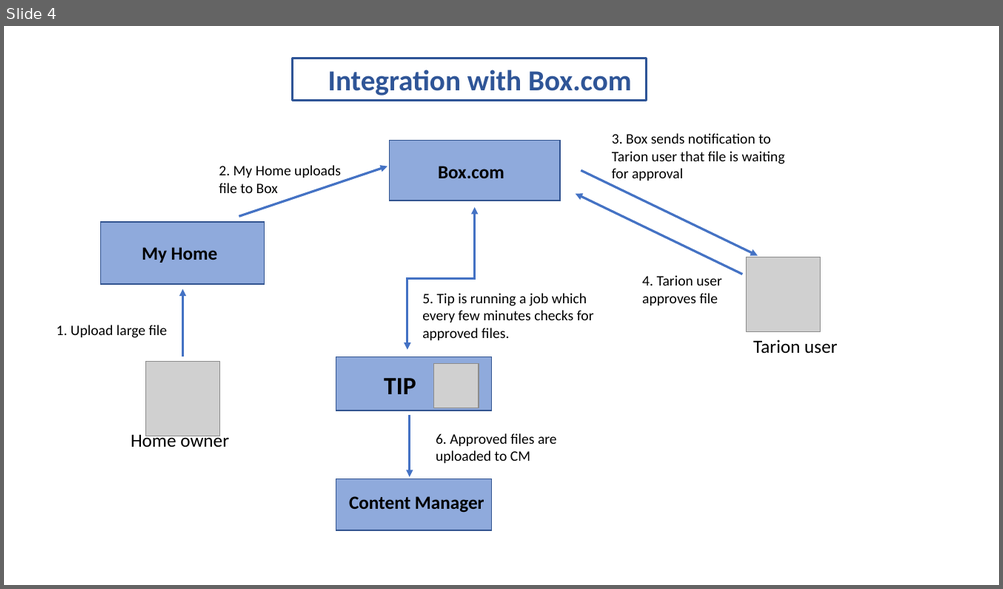
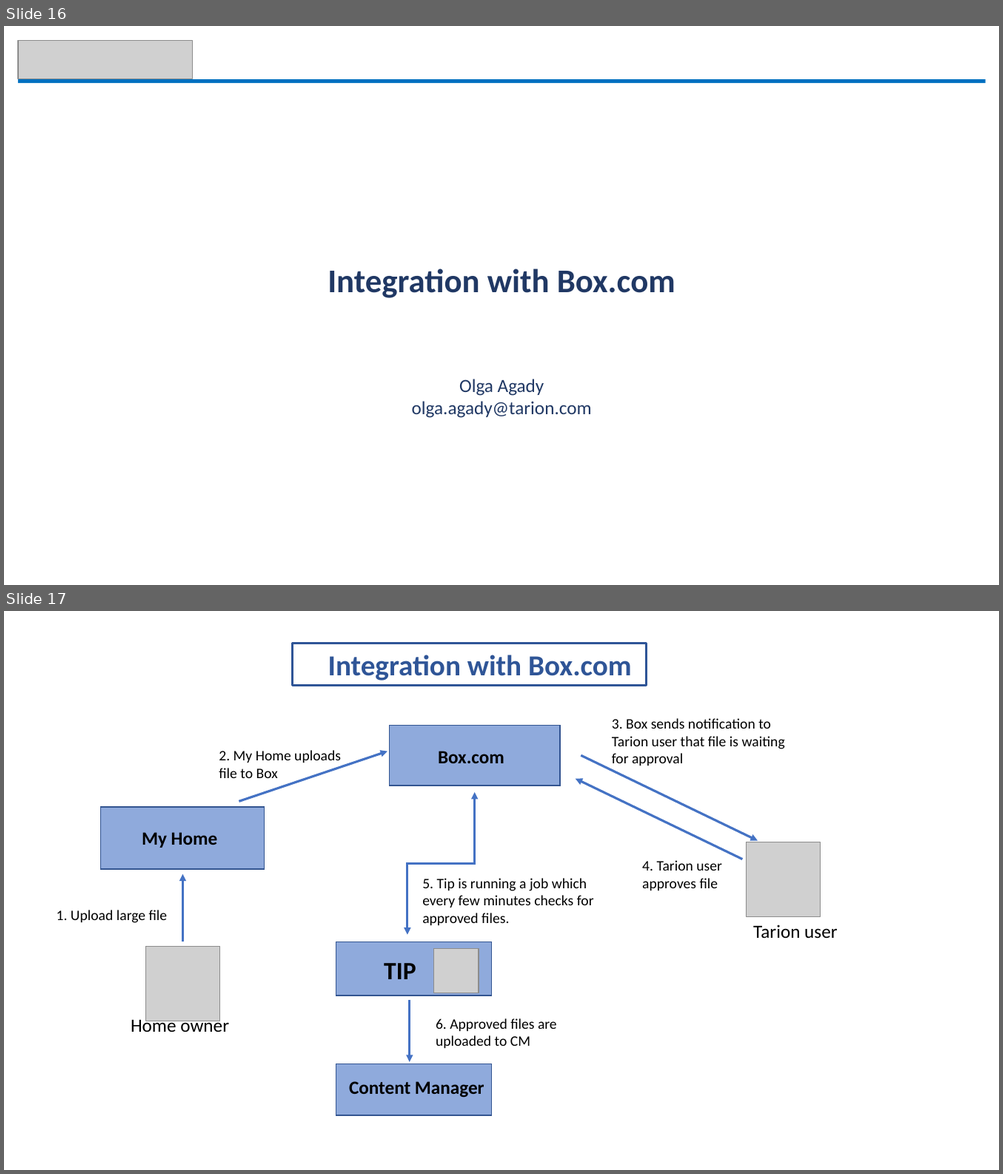
Before and after one commit to alanhummel/ISTeamUpdate, a slide deck: IS Team Updates - November 22.pptx. Shown one above the other, each under a label of ours: slide 4 before the commit, slides 16 and 17 after it. The pictures are 1003x589 and 1003x1174 pixels, drawn with LibreOffice and Linux fonts; fonts in the diff are those of the drawing; grey boxes stand for pictures. Boxes give left, top, right and bottom in pixels: in the first picture for what was removed or moved away, otherwise in the second. Text is boxed around its words. In the diff, an @@ line names an element or a change of style, - is before the commit and + after.

Commit message:
Updated presentation list. Added Git presentation and Olga header presentation.

```diff
--- a/IS Team Updates - November 22.pptx
+++ b/IS Team Updates - November 22.pptx
@@ slide 16 added at (x1=4, y1=26, x2=999, y2=585), background #FFFFFF @@
@@ picture added at (x1=18, y1=40, x2=192, y2=79) @@
@@ rectangle added at (x1=18, y1=80, x2=985, y2=84), fill #0070C0 @@
@@ text added at (x1=327, y1=269, x2=675, y2=418), 18 pt, text #203864 @@
+Integration with Box.com
+Olga Agady
+olga.agady@tarion.com
@@ what was slide 4 is now slide 17 @@
```
Also in this commit, not shown: 1 slide changed, 12 other slides added, 1 other file.
